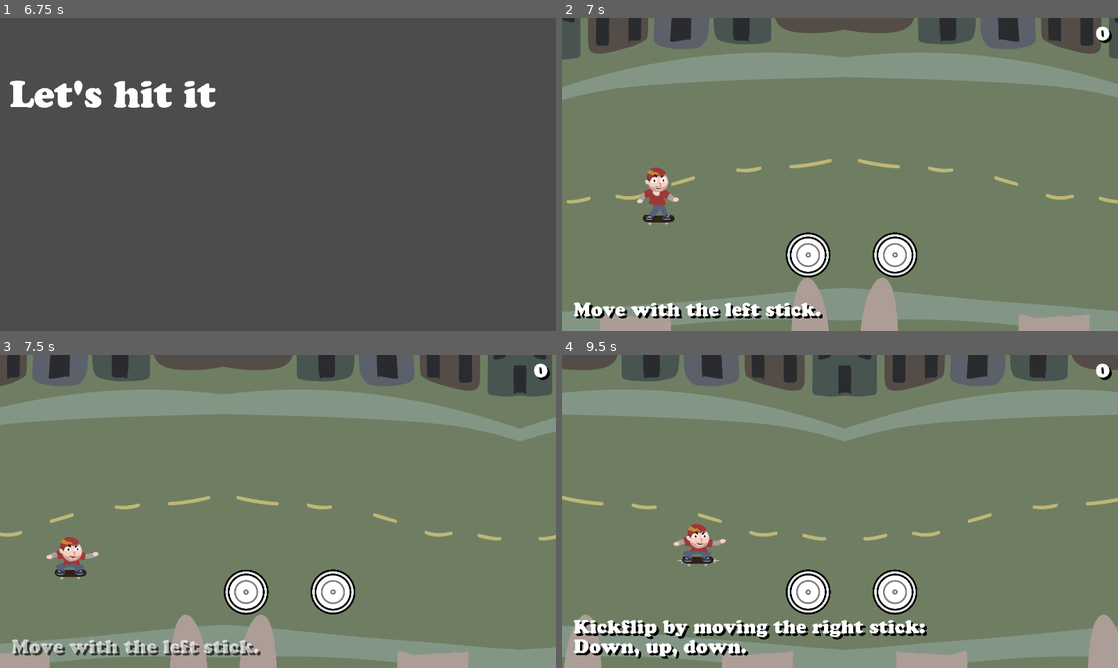
Above: before the commit, frames 1-4 (two rows, left to right).
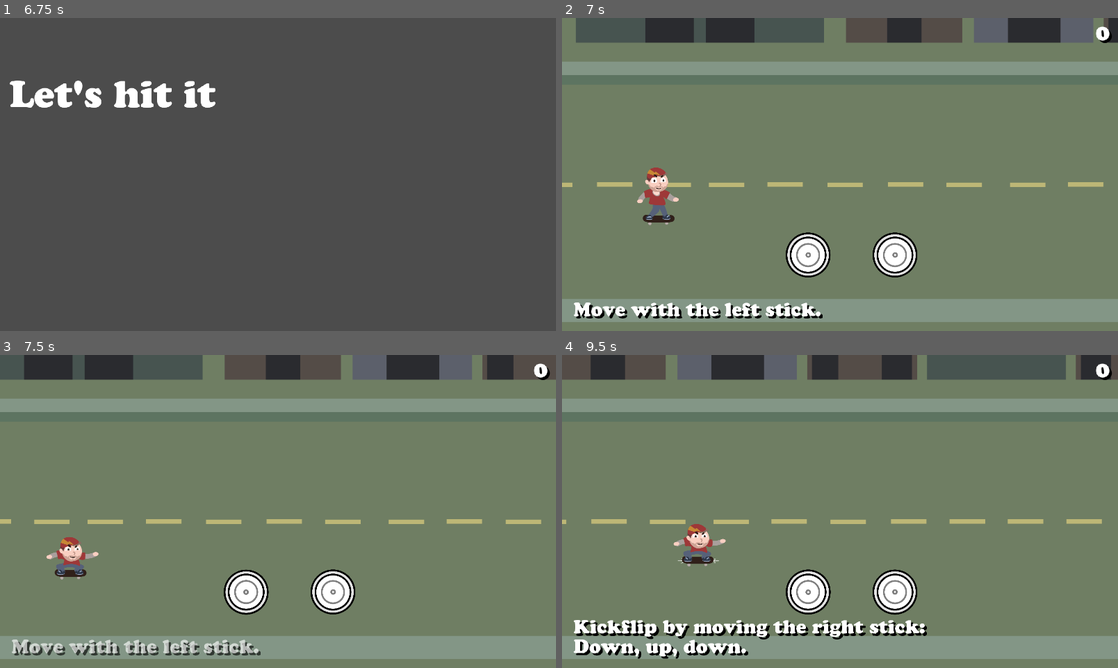
Above: after the commit, the same moments.

Repository: proximadams/The-Radical-Adventures-of-Chris-Pointon
Game: Godot game, scene res://scenes/TitleScreen.tscn
The game is run twice, just before and just after one commit, with the same random seed, the same clock (stepped at 60 frames per second) and the same inputs.
Inputs (mouse positions are in pixels of both pictures, inside the frame that each line leads up to):
- Up to frame 1 (6.75 s): move the mouse to (400, 158) at 0.52 s; hold D (move_right) 0.53-1.25 s; hold Down (shift_crouch) 0.53-1.25 s; tap Up (shift_jump) at 0.77, 2.27, 4.52, 6.02 s; click "Start" at 1.25 s; move the mouse to (166, 190) at 2.02 s; hold S (move_down) 2.03-2.78 s; tap Down (shift_crouch) at 2.1, 4.35, 6.6 s; move the mouse to (333, 105) at 2.77 s; hold D (move_right) 2.78-3.5 s; hold Down (shift_crouch) 2.78-3.5 s; click "Yes" at 3.5 s; move the mouse to (250, 237) at 4.27 s; hold W (move_up) 4.28-5 s; click "Continue" at 5 s; move the mouse to (444, 221) at 5.77 s; hold Down (shift_crouch) 5.78-6.53 s; hold A (move_left) from 5.78 s (still down); tap Enter at 6.5 s; move the mouse to (111, 127) at 6.52 s
- Up to frame 2 (7 s): keep holding A (move_left); tap Up (shift_jump) at 6.77 s
- Up to frame 3 (7.5 s): move the mouse to (305, 511) at 7.27 s; release A (move_left) at 7.28 s; hold S (move_down) from 7.28 s (still down); hold Down (shift_crouch) from 7.28 s (still down)
- Up to frame 4 (9.5 s): move the mouse to (756, 433) at 8.02 s; release S (move_down) at 8.03 s; release Down (shift_crouch) at 8.03 s; hold D (move_right) 8.03-8.78 s; tap Down (shift_crouch) at 8.1 s; tap Up (shift_jump) at 8.27, 9.02 s; move the mouse to (962, 495) at 8.77 s; hold W (move_up) from 8.78 s (still down); hold Down (shift_crouch) from 8.78 s (still down)

Frame 1 is identical in both runs. In frame 2, 17% of the frame differs, in the area x 0-100%, y 0-100%; in frame 3, 17%; in frame 4, 18%.

Commit message:
improve environment look

Diff:
--- a/code/Environment.gd
+++ b/code/Environment.gd
@@ -99,19 +99,28 @@
 			NORMAL:
 				_instantiate_random_object(0)
 				_instantiate_random_object(512)
+				_instantiate_random_object(1024)
+				_instantiate_random_object(1536)
 			POTHOLE:
 				_instantiate_pothole_phase(0)
 				_instantiate_pothole_phase(256)
 				_instantiate_pothole_phase(512)
 				_instantiate_pothole_phase(768)
+				_instantiate_pothole_phase(1024)
+				_instantiate_pothole_phase(1536)
 			BARRICADE:
 				_instantiate_barricade_phase(0)
 				_instantiate_barricade_phase(512)
+				_instantiate_barricade_phase(1024)
+				_instantiate_barricade_phase(1536)
 			RAMP:
 				_instantiate_ramp_phase(0)
 				_instantiate_ramp_phase(512)
+				_instantiate_ramp_phase(1024)
+				_instantiate_ramp_phase(1536)
 			CONCRETE:
-				_instantiate_concrete_phase()
+				_instantiate_concrete_phase(0)
+				_instantiate_concrete_phase(1024)
 	subgroupIndex = (subgroupIndex + 1) % subgroupArr.size()
 
 func _free_children() -> void:
@@ -144,14 +153,14 @@
 	else:
 		_instantiate_res(resIndex, offsetX, Global.rng.randi_range(-300, 400))
 
-func _instantiate_concrete_phase() -> void:
+func _instantiate_concrete_phase(offsetX: int) -> void:
 	if skipIncoming == 0:
 		var doubleSpawn = Global.rng.randf() < 0.5
 		if doubleSpawn:
-			_instantiate_res(5, 0, Global.rng.randi_range(-300, -50))
-			_instantiate_res(5, 0, Global.rng.randi_range(150, 400))
+			_instantiate_res(5, offsetX, Global.rng.randi_range(-300, -50))
+			_instantiate_res(5, offsetX, Global.rng.randi_range(150, 400))
 		else:
-			_instantiate_res(5, 0, Global.rng.randi_range(-300, 400))
+			_instantiate_res(5, offsetX, Global.rng.randi_range(-300, 400))
 		skipIncoming += 1
 	else:
 		skipIncoming -= 1
--- a/scenes/Level.tscn
+++ b/scenes/Level.tscn
@@ -3,7 +3,7 @@
 [ext_resource path="res://audio/SkateboardWheelsLoop.mp3" type="AudioStream" id=1]
 [ext_resource path="res://code/Player.gd" type="Script" id=2]
 [ext_resource path="res://images/chris/Shadow.png" type="Texture" id=3]
-[ext_resource path="res://images/environment/Background_Mock.png" type="Texture" id=4]
+[ext_resource path="res://images/environment/Background1.png" type="Texture" id=4]
 [ext_resource path="res://audio/Landing1.mp3" type="AudioStream" id=5]
 [ext_resource path="res://audio/Landing2.mp3" type="AudioStream" id=6]
 [ext_resource path="res://audio/Landing3.mp3" type="AudioStream" id=7]
@@ -1377,9 +1377,9 @@
 
 [sub_resource type="Animation" id=9]
 resource_name = "move"
-length = 30.0
+length = 60.0
 loop = true
-step = 1.0
+step = 5.0
 tracks/0/type = "value"
 tracks/0/path = NodePath("Group1:position")
 tracks/0/interp = 1
@@ -1387,10 +1387,10 @@
 tracks/0/imported = false
 tracks/0/enabled = true
 tracks/0/keys = {
-"times": PoolRealArray( 0, 19, 19.4, 19.6, 19.8, 20 ),
+"times": PoolRealArray( 0, 28, 28.4, 28.6, 28.8, 29 ),
 "transitions": PoolRealArray( 1, 1, 1, 1, 1, 1 ),
 "update": 0,
-"values": [ Vector2( 0, 0 ), Vector2( -3891, 1.36422e-12 ), Vector2( -3891, 1.36422e-12 ), Vector2( -3891, 2000 ), Vector2( 2048, 2000 ), Vector2( 2048, 1.36422e-12 ) ]
+"values": [ Vector2( 0, 0 ), Vector2( -5734, 1.36422e-12 ), Vector2( -5734, 1.36422e-12 ), Vector2( -3891, 2000 ), Vector2( 2048, 2000 ), Vector2( 6348, 1.36422e-12 ) ]
 }
 tracks/1/type = "value"
 tracks/1/path = NodePath("Group2:position")
@@ -1399,10 +1399,10 @@
 tracks/1/imported = false
 tracks/1/enabled = true
 tracks/1/keys = {
-"times": PoolRealArray( 0, 15, 30 ),
+"times": PoolRealArray( 0, 30, 60 ),
 "transitions": PoolRealArray( 1, 1, 1 ),
 "update": 0,
-"values": [ Vector2( 3072, 1.36422e-12 ), Vector2( 1.36422e-12, 1.36422e-12 ), Vector2( -3072, 1.36422e-12 ) ]
+"values": [ Vector2( 6144, 1.36422e-12 ), Vector2( 1.36422e-12, 1.36422e-12 ), Vector2( -6144, 1.36422e-12 ) ]
 }
 tracks/2/type = "value"
 tracks/2/path = NodePath("Group1:visible")
@@ -1411,7 +1411,7 @@
 tracks/2/imported = false
 tracks/2/enabled = true
 tracks/2/keys = {
-"times": PoolRealArray( 0, 19.4, 19.6 ),
+"times": PoolRealArray( 0, 28.8, 29.2 ),
 "transitions": PoolRealArray( 1, 1, 1 ),
 "update": 1,
 "values": [ true, false, true ]
@@ -1435,7 +1435,7 @@
 tracks/4/imported = false
 tracks/4/enabled = true
 tracks/4/keys = {
-"times": PoolRealArray( 0, 5, 10, 15, 20, 25 ),
+"times": PoolRealArray( 5, 15, 25, 35, 45, 55 ),
 "transitions": PoolRealArray( 1, 1, 1, 1, 1, 1 ),
 "values": [ {
 "args": [  ],
@@ -7414,7 +7414,7 @@
 anims/spin = SubResource( 96 )
 
 [node name="Environment" type="Node2D" parent="."]
-position = Vector2( 12, 200 )
+position = Vector2( -1000, 200 )
 z_index = -2
 script = ExtResource( 22 )
 
@@ -7422,20 +7422,17 @@
 
 [node name="BackgroundSprite1" type="Sprite" parent="Environment/Group1"]
 position = Vector2( 500, 308 )
-scale = Vector2( 0.5, 1 )
 z_index = -1
 texture = ExtResource( 4 )
 
 [node name="BackgroundSprite2" type="Sprite" parent="Environment/Group1"]
-position = Vector2( 1524, 308 )
-scale = Vector2( 0.5, 1 )
+position = Vector2( 2548, 308 )
 z_index = -1
 texture = ExtResource( 4 )
 flip_h = true
 
 [node name="BackgroundSprite3" type="Sprite" parent="Environment/Group1"]
-position = Vector2( 2548, 308 )
-scale = Vector2( 0.5, 1 )
+position = Vector2( 4596, 308 )
 z_index = -1
 texture = ExtResource( 4 )
 
@@ -7443,30 +7440,27 @@
 position = Vector2( 0, 300 )
 
 [node name="SubGroup2" type="Node2D" parent="Environment/Group1"]
-position = Vector2( 1024, 300 )
+position = Vector2( 2048, 300 )
 
 [node name="SubGroup3" type="Node2D" parent="Environment/Group1"]
-position = Vector2( 2048, 300 )
+position = Vector2( 4096, 300 )
 
 [node name="Group2" type="Node2D" parent="Environment"]
 position = Vector2( 3072, 1.36422e-12 )
 
 [node name="BackgroundSprite1" type="Sprite" parent="Environment/Group2"]
 position = Vector2( 500, 308 )
-scale = Vector2( 0.5, 1 )
 z_index = -1
 texture = ExtResource( 4 )
 flip_h = true
 
 [node name="BackgroundSprite2" type="Sprite" parent="Environment/Group2"]
-position = Vector2( 1524, 308 )
-scale = Vector2( 0.5, 1 )
+position = Vector2( 2548, 308 )
 z_index = -1
 texture = ExtResource( 4 )
 
 [node name="BackgroundSprite3" type="Sprite" parent="Environment/Group2"]
-position = Vector2( 2548, 308 )
-scale = Vector2( 0.5, 1 )
+position = Vector2( 4596, 308 )
 z_index = -1
 texture = ExtResource( 4 )
 flip_h = true
@@ -7475,10 +7469,10 @@
 position = Vector2( 0, 300 )
 
 [node name="SubGroup5" type="Node2D" parent="Environment/Group2"]
-position = Vector2( 1024, 300 )
+position = Vector2( 2048, 300 )
 
 [node name="SubGroup6" type="Node2D" parent="Environment/Group2"]
-position = Vector2( 2048, 300 )
+position = Vector2( 4096, 300 )
 
 [node name="AnimationPlayer" type="AnimationPlayer" parent="Environment"]
 autoplay = "move"
Binary file added: images/environment/Background1.png
Not shown, added: images/environment/Background1.png.import
